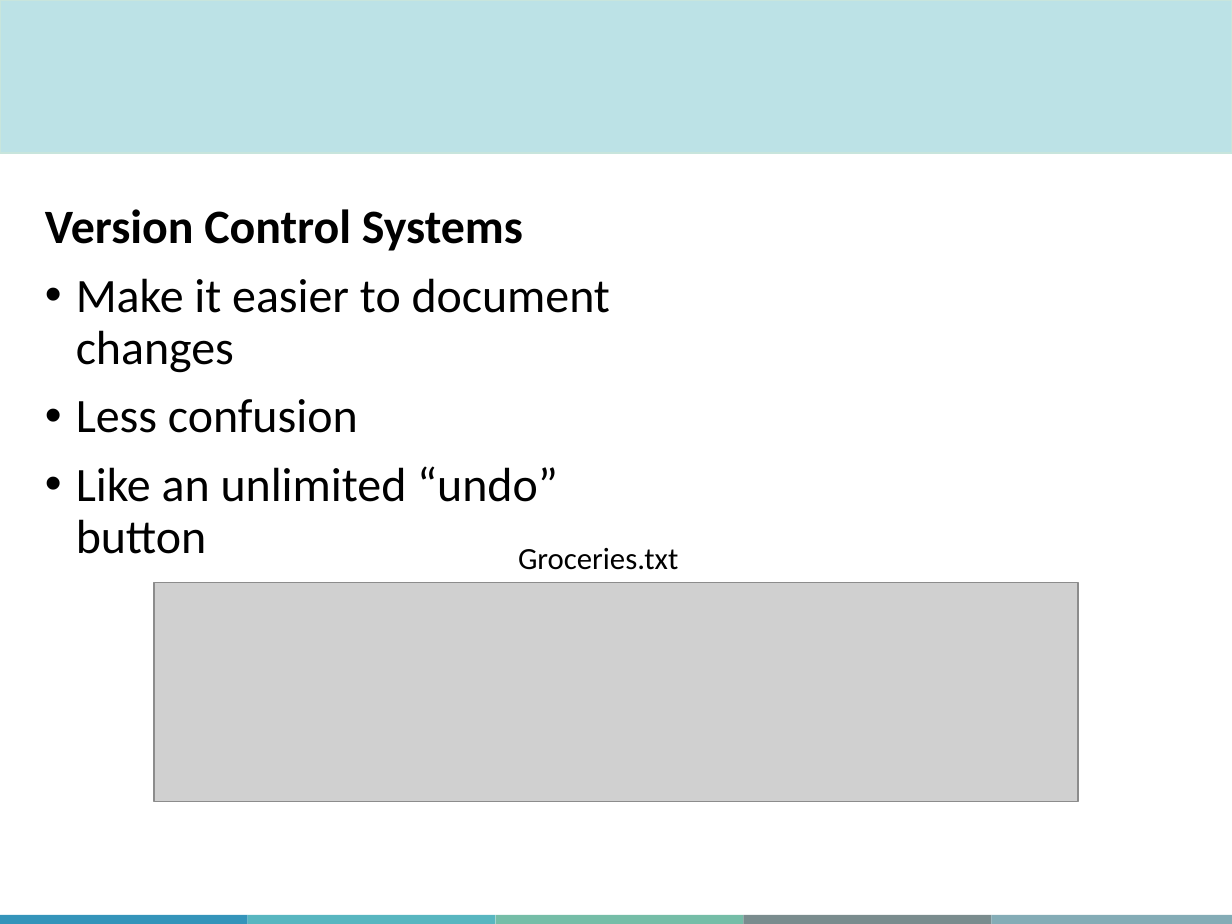
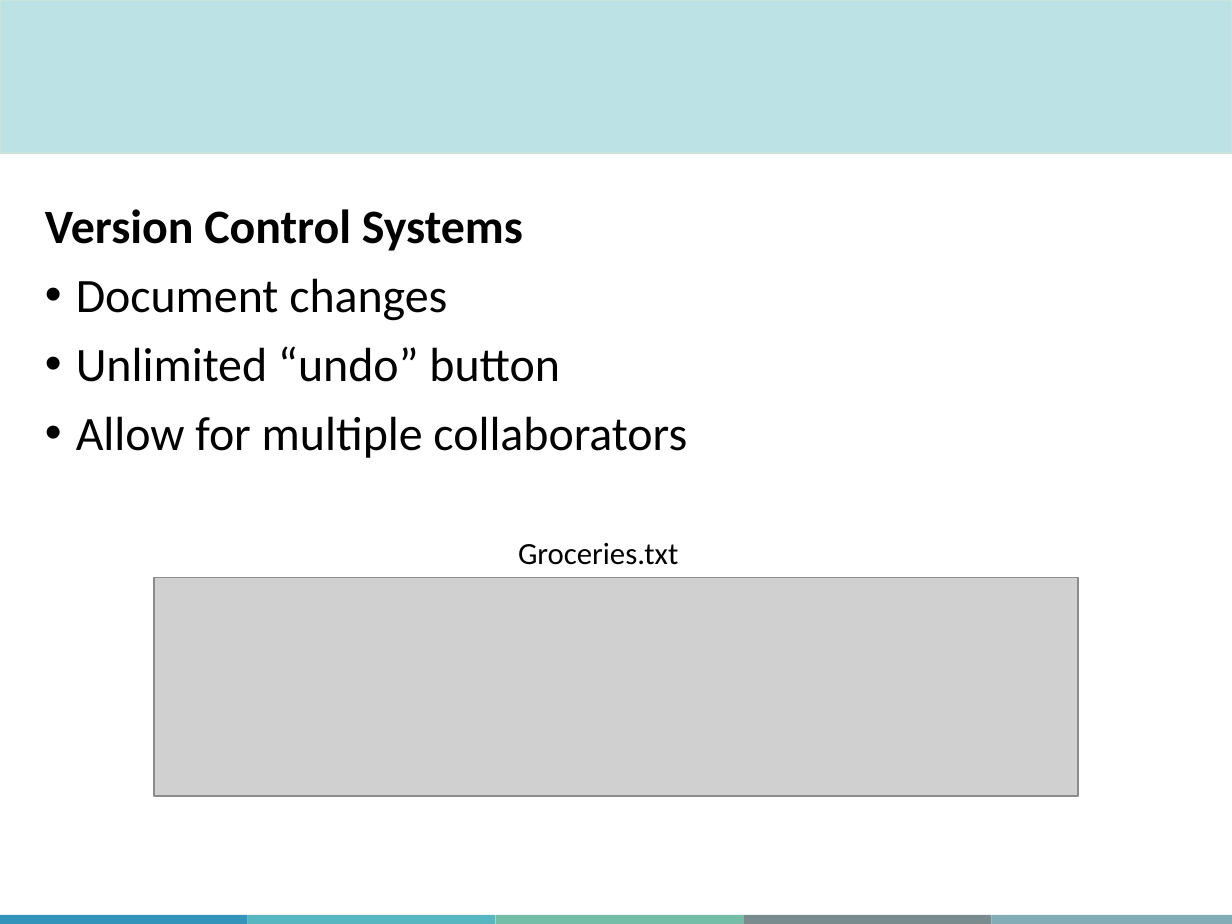
Before and after one commit to ehuan2/IntroToGitHub, a slide deck: slide 6 of Slides/MiCM_GitHub_Workshop_may_2026.pptx (slide 7 before the commit). Drawn at 1232x924 pixels with LibreOffice and Linux fonts; fonts in the diff are those of the drawing; grey boxes stand for pictures; background and template pictures are left out. Boxes give left, top, right and bottom in pixels: in the first picture for what was removed or moved away, otherwise in the second. Text is boxed around its words. In the diff, an @@ line names an element or a change of style, - is before the commit and + after.

```diff
--- a/Slides/MiCM_GitHub_Workshop_may_2026.pptx
+++ b/Slides/MiCM_GitHub_Workshop_may_2026.pptx
@@ text at bbox=[76, 278, 687, 458]: text changed @@
-• Make it easier to document changes
-• Less confusion
-• Like an unlimited “undo” button
+• Document changes
+• Unlimited “undo” button
+• Allow for multiple collaborators
@@ text "Groceries.txt": place and size @@
-text "Groceries.txt" at bbox=[518, 548, 678, 570]
+text "Groceries.txt" at bbox=[518, 543, 678, 565]
@@ picture: place and size @@
-picture at bbox=[154, 583, 1078, 802]
+picture at bbox=[154, 578, 1078, 797]
```
Also in this commit, not shown: 22 other slides changed, 4 slides added, 2 slides removed.
